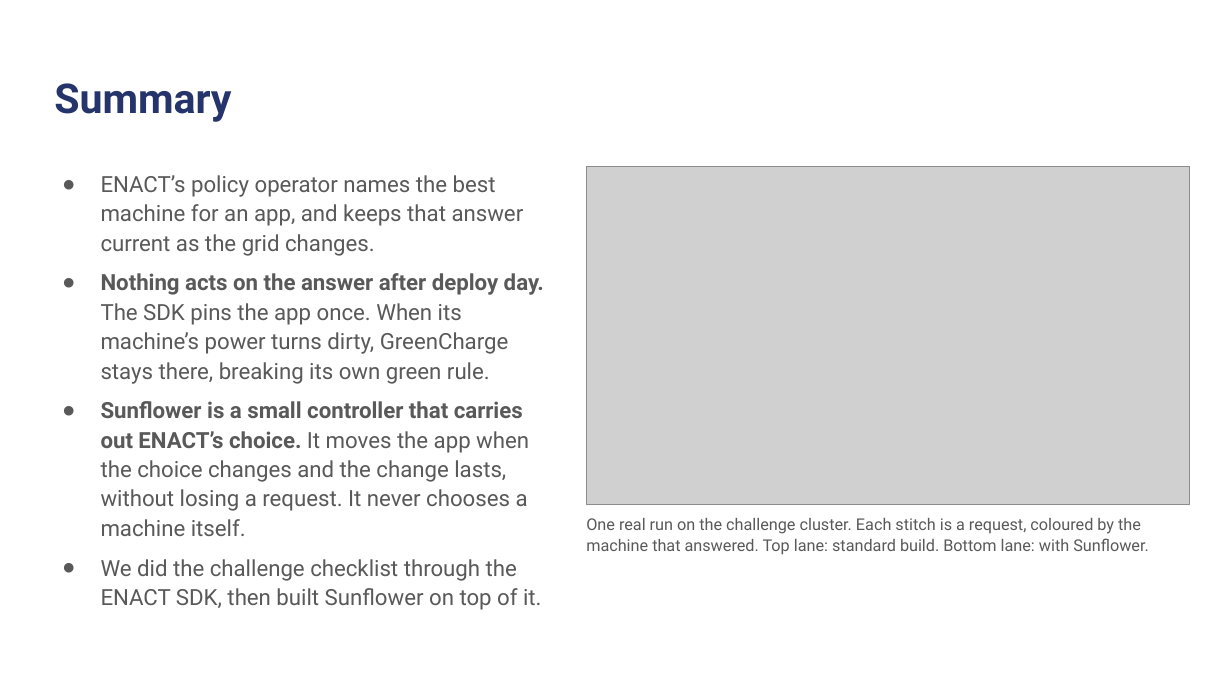
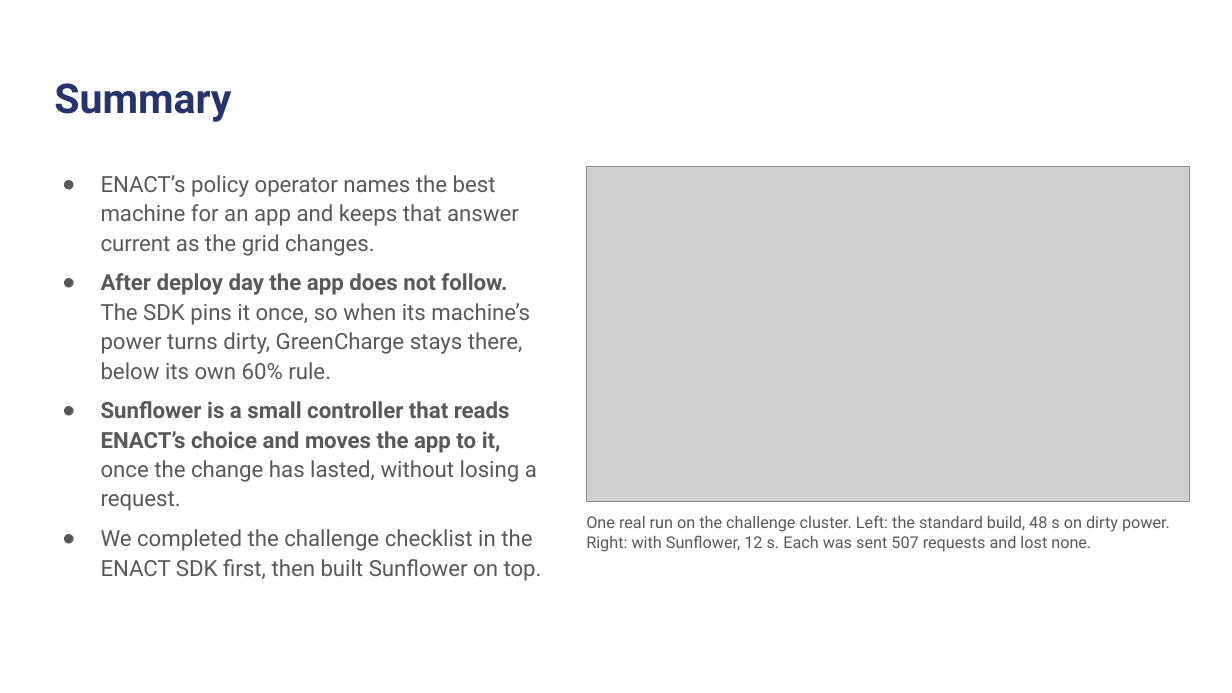
Before and after one commit to kinnuworks/sunflower-enact, a slide deck: slide 3 of docs/slides/Sunflower-VelesHack.pptx. Drawn at 1232x693 pixels with LibreOffice and Linux fonts; fonts in the diff are those of the drawing; grey boxes stand for pictures; background and template pictures are left out. Boxes give left, top, right and bottom in pixels: in the first picture for what was removed or moved away, otherwise in the second. Text is boxed around its words. In the diff, an @@ line names an element or a change of style, - is before the commit and + after.

Commit message:
Redesign the comparison screen, warm the app up before it takes traffic, and rewrite the README, slides and pitch
The screen is now a left-and-right comparison in plain boxes: each machine's power through
the day, the machine ENACT picks, and for each copy the time on dirty power, where it ran,
its requests, and what its own Application Controller check says.

GreenCharge calls its own endpoints before reporting ready and runs with a two-core limit:
a run on a busy laptop lost 4 of 529 requests to the cold new copy. Three replays and a
30-move test since then lost none; every run is in evidence/.

The scene rewrites every node's label on a rewind and waits for the operator to settle on
the greener node, so both copies start on the same machine each time.

```diff
--- a/docs/slides/Sunflower-VelesHack.pptx
+++ b/docs/slides/Sunflower-VelesHack.pptx
@@ text at (x1=101, y1=175, x2=542, y2=581): text changed @@
-● ENACT’s policy operator names the best machine for an app, and keeps that answer current as the grid changes.
-● Nothing acts on the answer after deploy day. The SDK pins the app once. When its machine’s power turns dirty, GreenCharge stays there, breaking its own green rule.
-● Sunflower is a small controller that carries out ENACT’s choice. It moves the app when the choice changes and the change lasts, without losing a request. It never chooses a machine itself.
-● We did the challenge checklist through the ENACT SDK, then built Sunflower on top of it.
+● ENACT’s policy operator names the best machine for an app and keeps that answer current as the grid changes.
+● After deploy day the app does not follow. The SDK pins it once, so when its machine’s power turns dirty, GreenCharge stays there, below its own 60% rule.
+● Sunflower is a small controller that reads ENACT’s choice and moves the app to it, once the change has lasted, without losing a request.
+● We completed the challenge checklist in the ENACT SDK first, then built Sunflower on top.
@@ text at (x1=586, y1=515, x2=1170, y2=552): text changed @@
-One real run on the challenge cluster. Each stitch is a request, coloured by the machine that answered. Top lane: standard build. Bottom lane: with Sunflower.
+One real run on the challenge cluster. Left: the standard build, 48 s on dirty power. Right: with Sunflower, 12 s. Each was sent 507 requests and lost none.
```
Also in this commit, not shown: 3 other slides changed, 33 other files.
